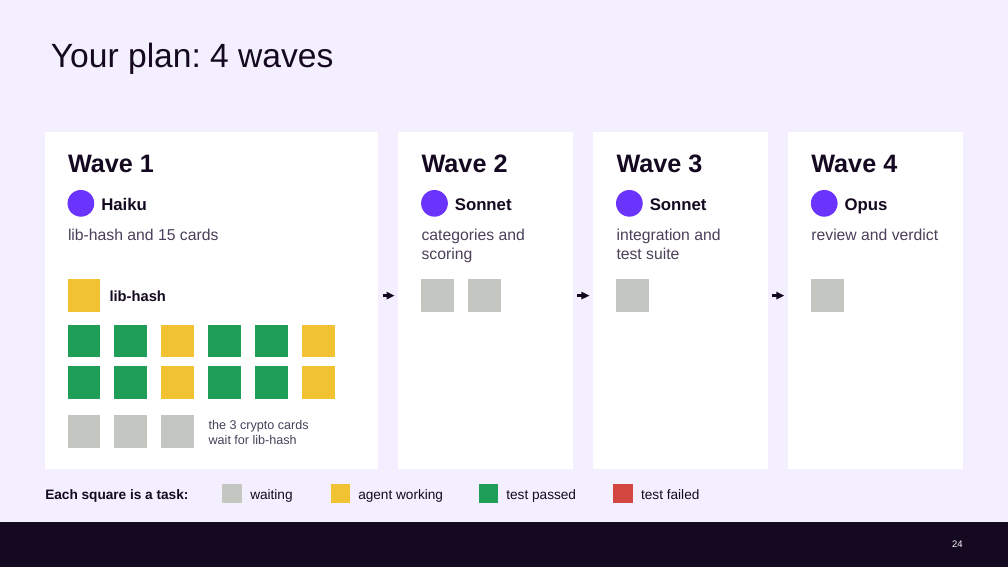
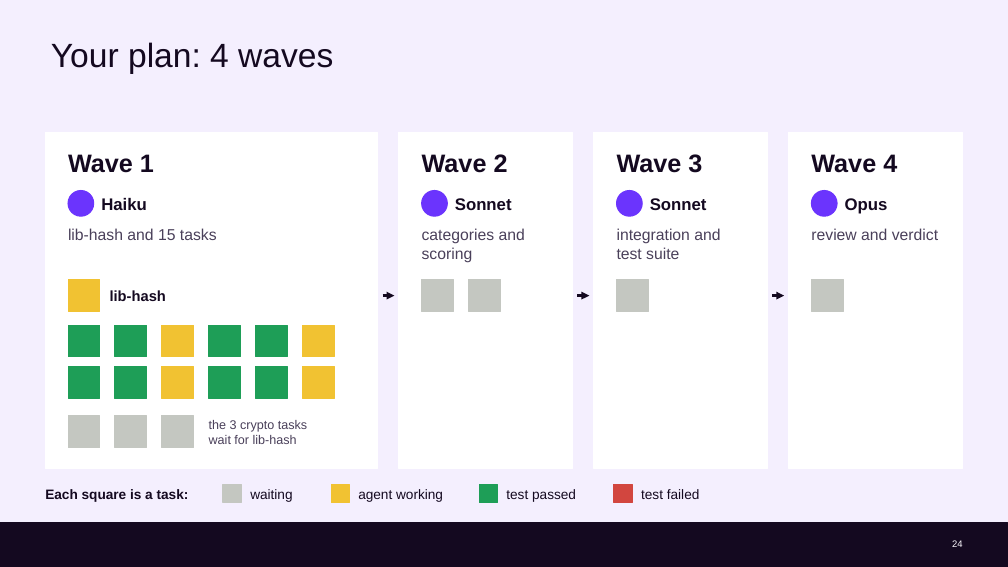
Before and after one commit to cx-guilherme-pinto/workshop-claude, a slide deck: slide 24 of slides/workshop.en.pptx. Drawn at 1008x567 pixels with LibreOffice and Linux fonts; fonts in the diff are those of the drawing; background and template pictures are left out. Boxes give left, top, right and bottom in pixels: in the first picture for what was removed or moved away, otherwise in the second. Text is boxed around its words. In the diff, an @@ line names an element or a change of style, - is before the commit and + after.

```diff
--- a/slides/workshop.en.pptx
+++ b/slides/workshop.en.pptx
@@ text at bbox=[68, 228, 217, 240]: text changed @@
-lib-hash and 15 cards
+lib-hash and 15 tasks
@@ text at bbox=[209, 420, 307, 432]: text changed @@
-the 3 crypto cards
+the 3 crypto tasks
```
Also in this commit, not shown: 11 other slides changed, 9 other files.
